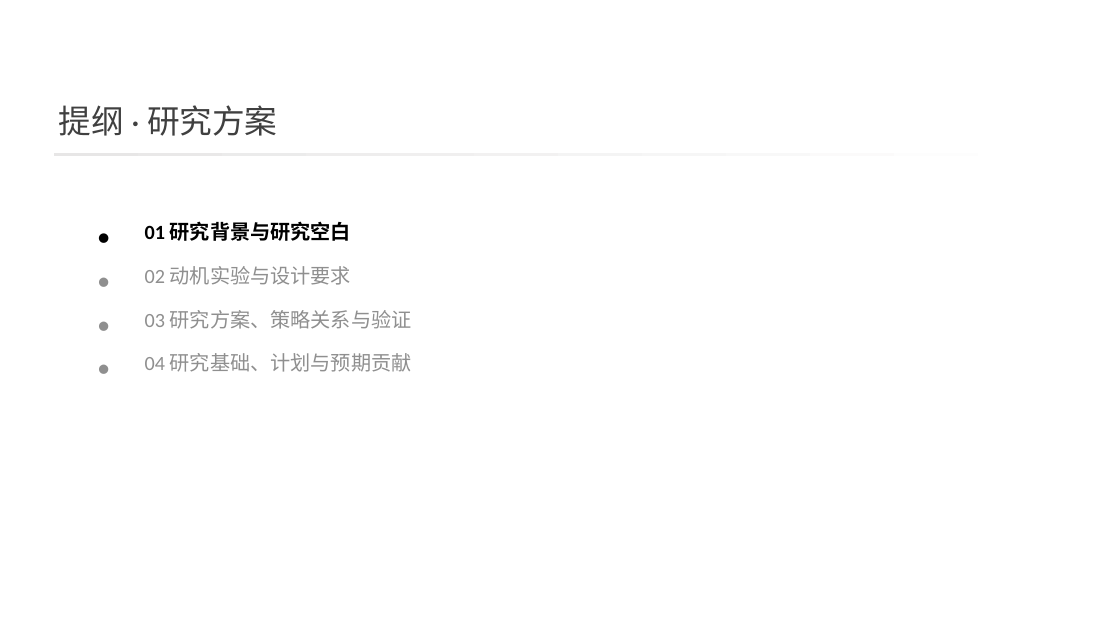
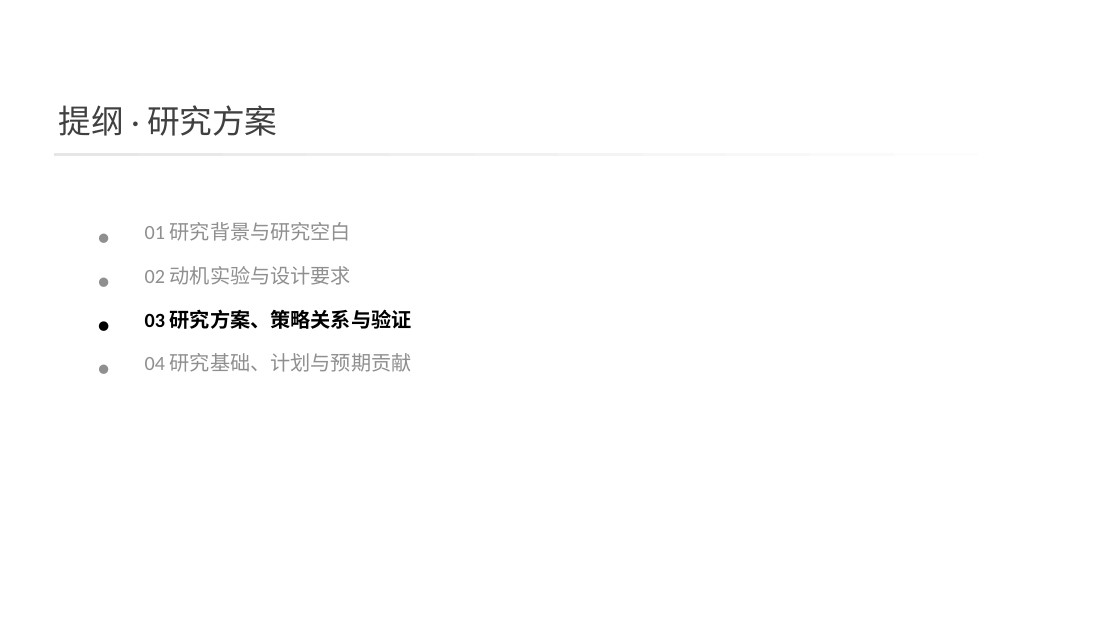
Before and after one commit to 3444374/ai-operator-execution-optimization, a slide deck: slide 13 of opening/slides/opening_defense_20260812_v9.pptx (slide 16 before the commit). Drawn at 1120x630 pixels with LibreOffice and Linux fonts; fonts in the diff are those of the drawing; background and template pictures are left out. Boxes give left, top, right and bottom in pixels: in the first picture for what was removed or moved away, otherwise in the second. Text is boxed around its words. In the diff, an @@ line names an element or a change of style, - is before the commit and + after.

```diff
--- a/opening/slides/opening_defense_20260812_v9.pptx
+++ b/opening/slides/opening_defense_20260812_v9.pptx
@@ text "●" at (89,220,126,250): text colour #000000 to #8F8F8F, bold off @@
@@ text "01 研究背景与研究空白" at (145,222,351,241): text colour #000000 to #8F8F8F, bold off @@
@@ text "●" at (89,308,126,338): text colour #8F8F8F to #000000, bold on @@
@@ text "03 研究方案、策略关系与验证" at (145,309,412,329): text colour #8F8F8F to #000000, bold on @@
```
Also in this commit, not shown: 21 other slides changed, 1 slide added, 6 slides removed, 7 other files.
